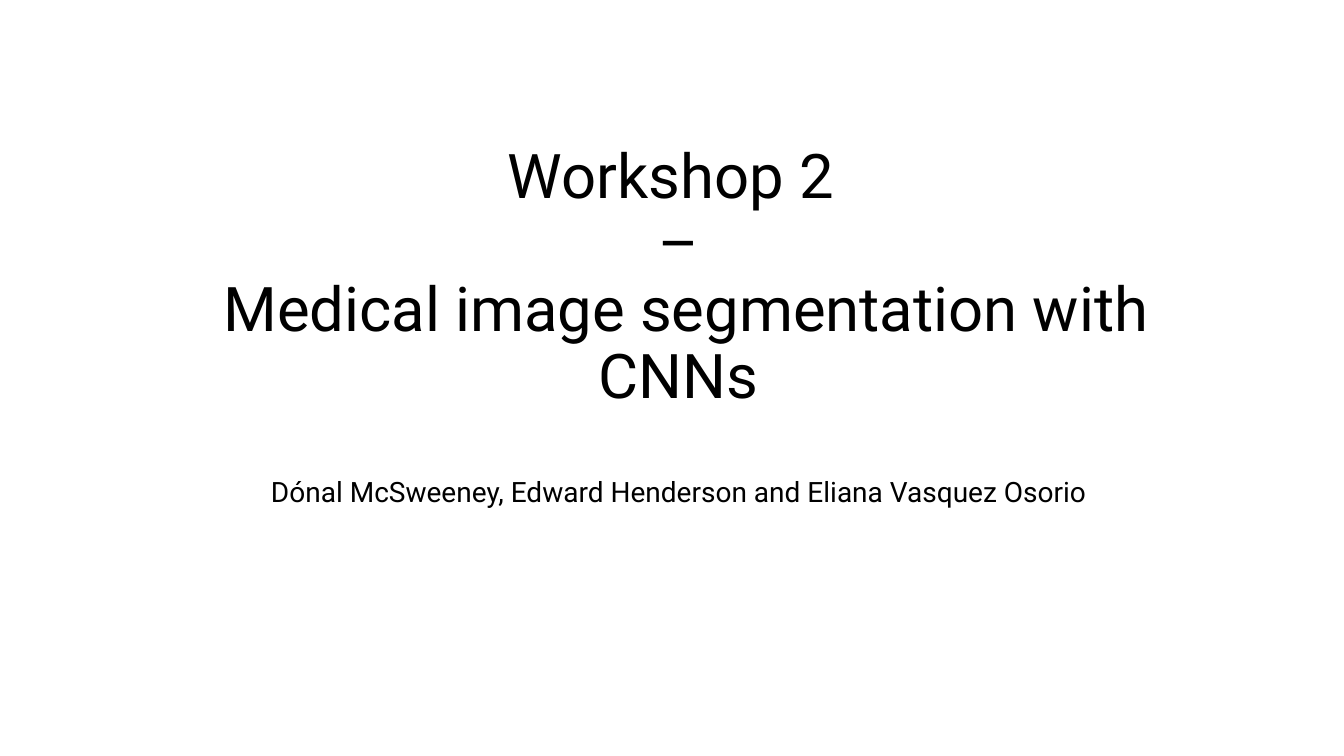
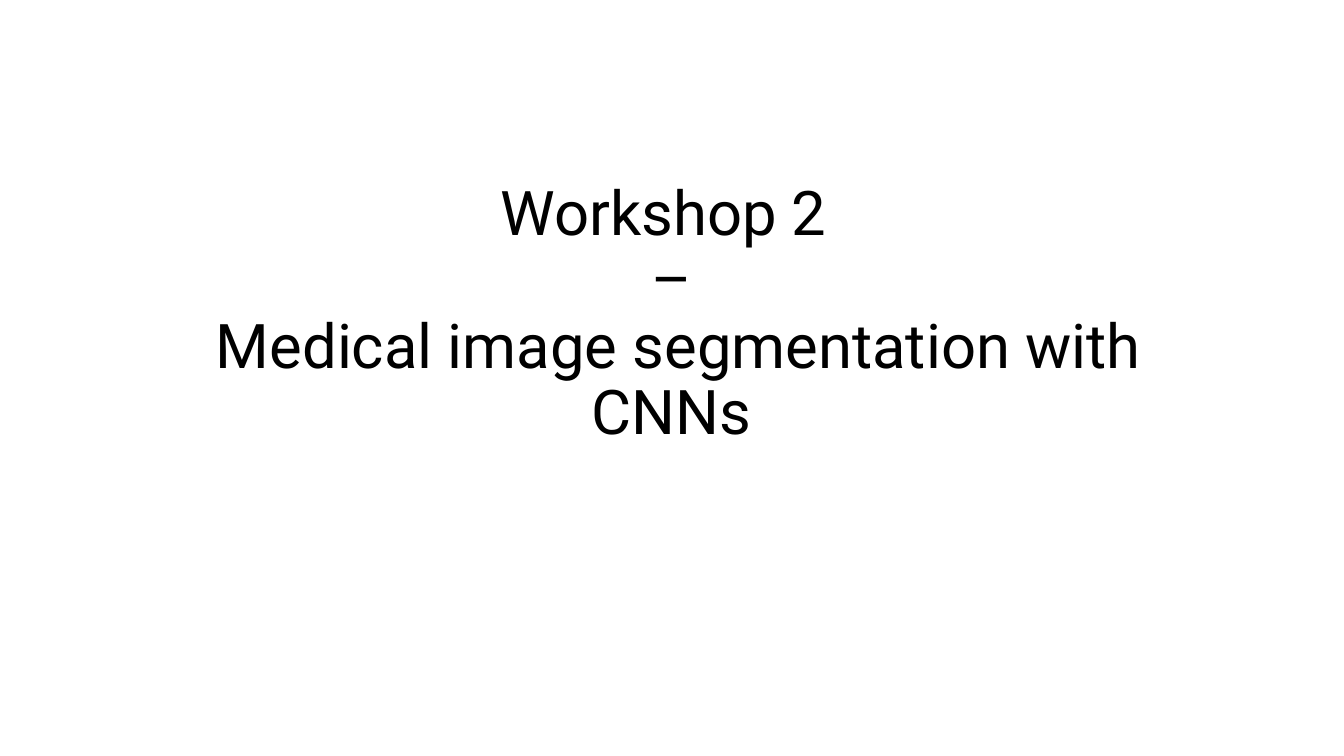
Before and after one commit to rrr-uom-projects/autoseg_workshop_2023, a slide deck: slide 1 of Workshop2_intro.pptx. Drawn at 1344x756 pixels with LibreOffice and Linux fonts; fonts in the diff are those of the drawing. Boxes give left, top, right and bottom in pixels: in the first picture for what was removed or moved away, otherwise in the second. Text is boxed around its words. In the diff, an @@ line names an element or a change of style, - is before the commit and + after.

Commit message:
Updated slides

```diff
--- a/Workshop2_intro.pptx
+++ b/Workshop2_intro.pptx
@@ title at (216,188,1140,435): text changed; size 20 to 44 pt @@
-Workshop 2
-–
-Medical image segmentation with CNNs
-Dónal McSweeney, Edward Henderson and Eliana Vasquez Osorio
+Workshop 2
+–
+Medical image segmentation with CNNs
```
Also in this commit, not shown: 4 slides added, 1 slide removed.
